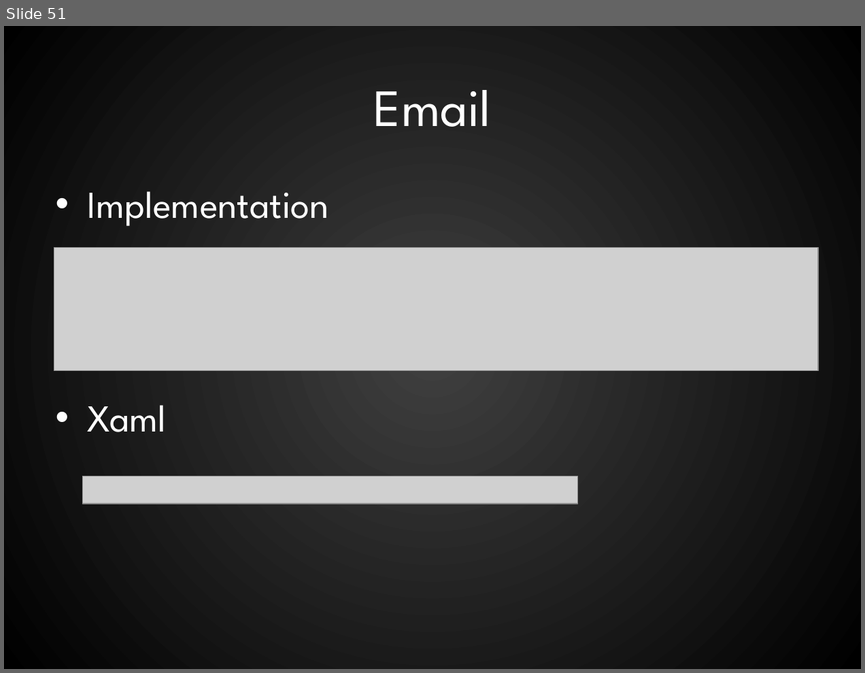
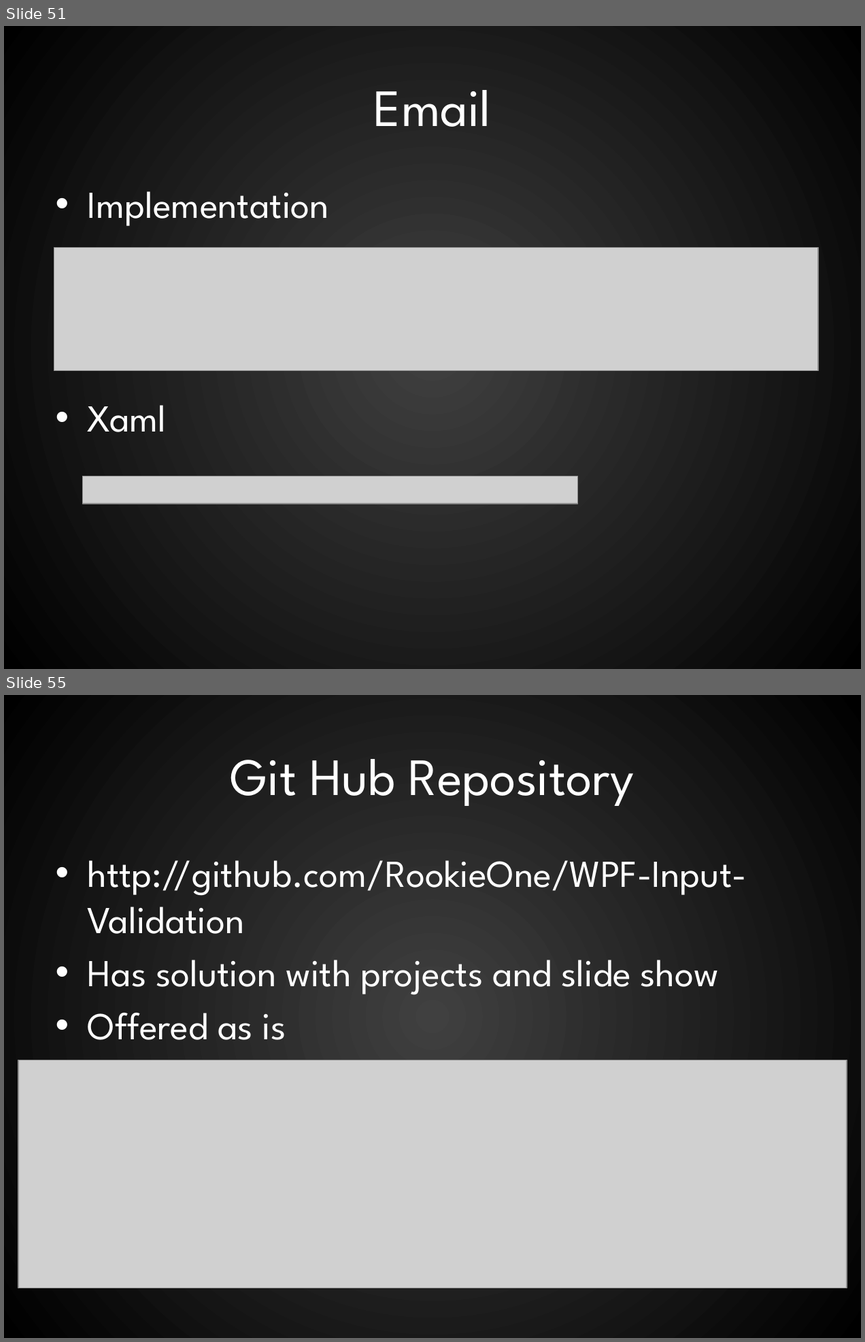
Before and after one commit to RookieOne/WPF-Input-Validation, a slide deck: WPF Validation.pptx. Shown one above the other, each under a label of ours: slide 51 before the commit, slides 51 and 55 after it; the slides between them are not shown. The pictures are 865x673 and 865x1342 pixels, drawn with LibreOffice and Linux fonts; fonts in the diff are those of the drawing; grey boxes stand for pictures. Boxes give left, top, right and bottom in pixels: in the first picture for what was removed or moved away, otherwise in the second. Text is boxed around its words. In the diff, an @@ line names an element or a change of style, - is before the commit and + after.

```diff
--- a/WPF Validation.pptx
+++ b/WPF Validation.pptx
@@ slide 55 added at <box>4,695,861,1338</box>, background gradient #404040 to #000000 @@
@@ title added at <box>230,759,634,806</box>, 44 pt, text #FFFFFF @@
+Git Hub Repository
@@ text added at <box>88,860,747,1040</box>, 32 pt, text #FFFFFF @@
+• http://github.com/RookieOne/WPF-Input-Validation
+• Has solution with projects and slide show
+• Offered as is
@@ picture added at <box>18,1060,847,1288</box> @@
```
Also in this commit, not shown: 12 slides changed, 3 other slides added.
